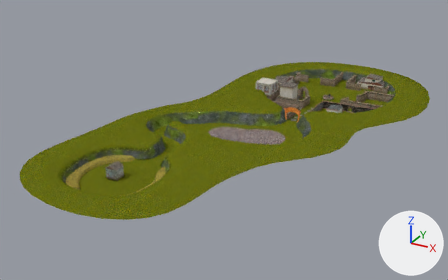
Before and after pictures for a commit that changed the Blender file Deserter/Assets/Mesh/Maps/Debug/MapOutside00.blend.
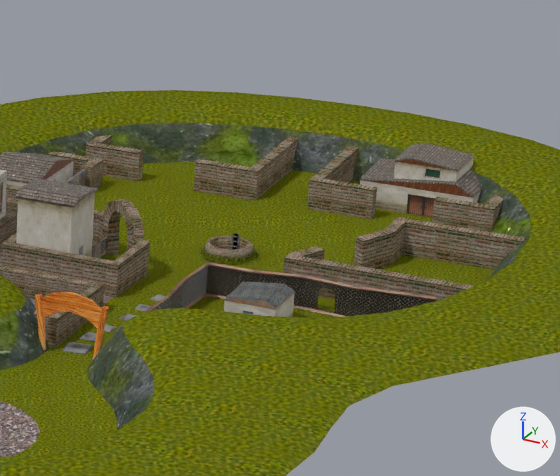
Each version is shown whole from a camera (50 mm lens) standing at (94.2, -112.8, 73.6) and looking at (9.0, 42.1, -3.9), then close up on the part from 62% to 90% of the width and 15% to 53% of the height. Every picture has the same lights, and +X, +Y and +Z are marked at lower right.

Objects in the first close-up: 'HouseB', 'TownWallMesh', 'gateMesh.00', 'homebaseMesh.01', 'homebaseMesh.02', 'lakebedMesh', 'townMesh.00', 'townMesh.01', 'wellMesh'.
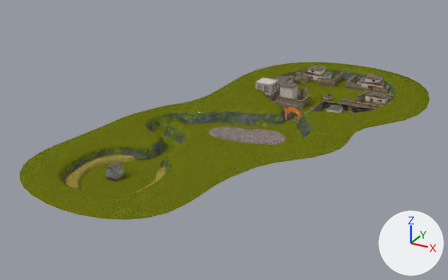
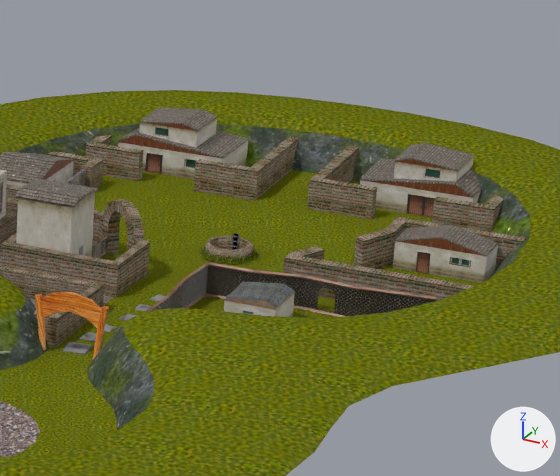
Scene script edits in JSON lines:
```json
{"op": "add", "block": "me_cube_003", "code": ["me_cube_003 = bpy.data.meshes.new('Cube.003')", "me_cube_003.from_pydata(...)  # 74 vertices, 61 faces; spans x -2.49..7.31, y -2.39..3.72, z -2.39..2.26", "# faces by material slot: [33, 8, 12, 3, 5]", "me_cube_003.materials.append(mat_matwall01)  # picture img_walltex01_png", "me_cube_003.materials.append(mat_matwood02)  # picture img_woodtex01_png", "me_cube_003.materials.append(mat_matroofing)  # picture img_rooftilestex00_png", "me_cube_003.materials.append(mat_matwindow)  # picture img_windowtex01_png", "me_cube_003.materials.append(mat_matdoor01)  # picture img_doortex02_png"]}
{"op": "add", "block": "me_cube_002", "code": ["me_cube_002 = bpy.data.meshes.new('Cube.002')", "me_cube_002.from_pydata(...)  # 39 vertices, 32 faces; spans x -3.63..3.66, y -1.16..2.05, z -1.55..1.62", "# faces by material slot: [11, 4, 6, 2, 9]", "me_cube_002.materials.append(mat_matwall01)  # picture img_walltex01_png", "me_cube_002.materials.append(mat_matwood02)  # picture img_woodtex01_png", "me_cube_002.materials.append(mat_matroofing)  # picture img_rooftilestex00_png", "me_cube_002.materials.append(mat_matwindow)  # picture img_windowtex01_png", "me_cube_002.materials.append(mat_matdoor01)  # picture img_doortex02_png"]}
{"op": "add", "block": "ob_housed", "code": ["ob_housed = bpy.data.objects.new('HouseD', me_cube_003)", "ob_housed.location = (12.93, 104.37, 1.34)"]}
{"op": "add", "block": "ob_housec", "code": ["ob_housec = bpy.data.objects.new('HouseC', me_cube_002)", "ob_housec.location = (42.66, 89.9, 0.57)"]}
```

Changed parts and their boxes [x1, y1, x2, y2] in the close-ups (560 x 476 px):
```json
{"object": "HouseD", "change": "added", "after": [118, 107, 249, 179], "faces in mat_matwall01 (picture img_walltex01_png)": [118, 118, 248, 179], "faces in mat_matroofing (picture img_rooftilestex00_png)": [118, 107, 249, 158], "faces in mat_matwood02 (picture img_woodtex01_png)": [120, 123, 218, 158], "faces in mat_matdoor01 (picture img_doortex02_png)": [145, 153, 163, 174], "faces in mat_matwindow (picture img_windowtex01_png)": [154, 127, 196, 169]}
{"object": "HouseC", "change": "added", "after": [393, 225, 498, 283], "faces in mat_matwall01 (picture img_walltex01_png)": [393, 241, 498, 283], "faces in mat_matroofing (picture img_rooftilestex00_png)": [395, 225, 498, 256], "faces in mat_matwood02 (picture img_woodtex01_png)": [397, 238, 484, 256], "faces in mat_matdoor01 (picture img_doortex02_png)": [416, 252, 471, 274], "faces in mat_matwindow (picture img_windowtex01_png)": [450, 257, 471, 267]}
```
